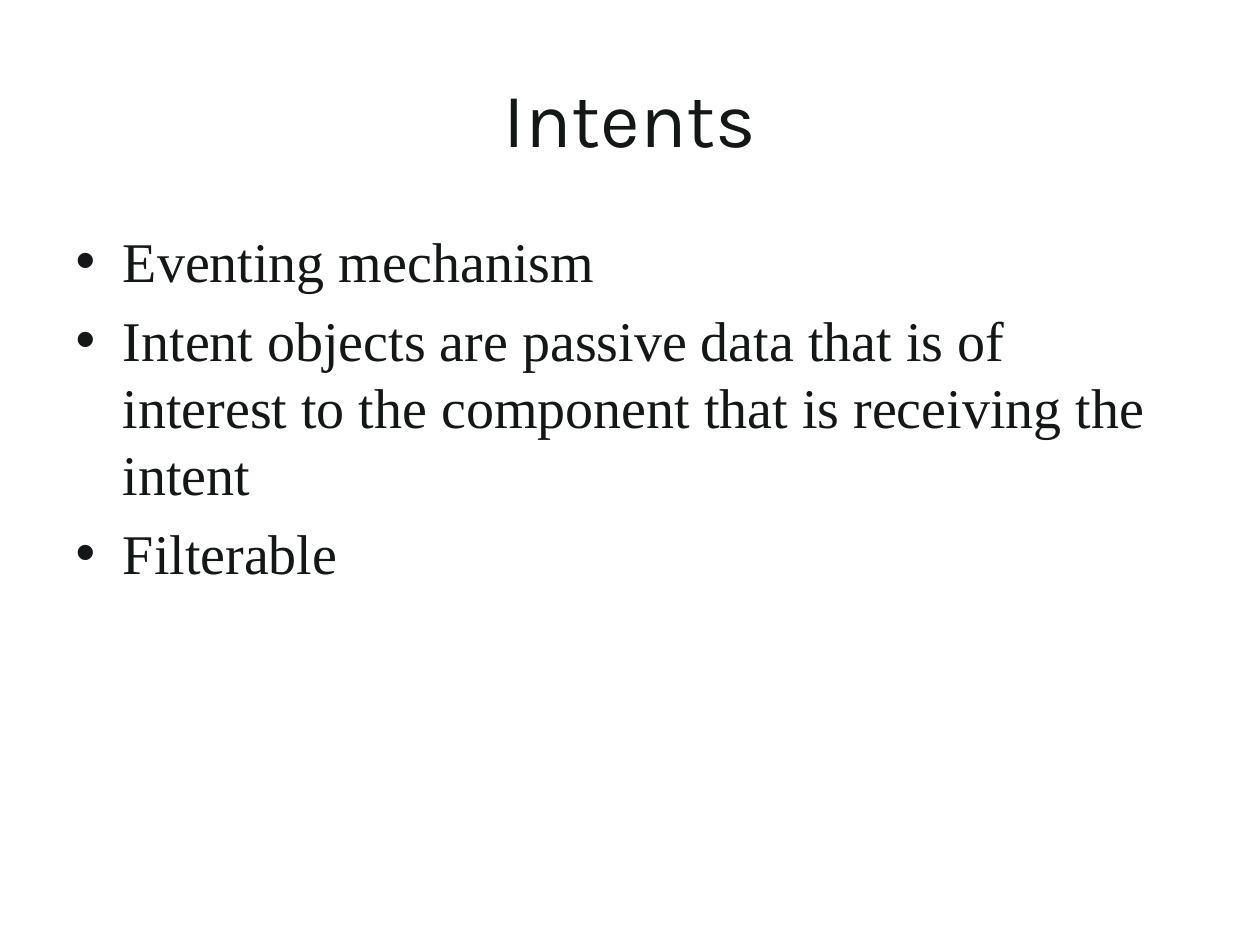
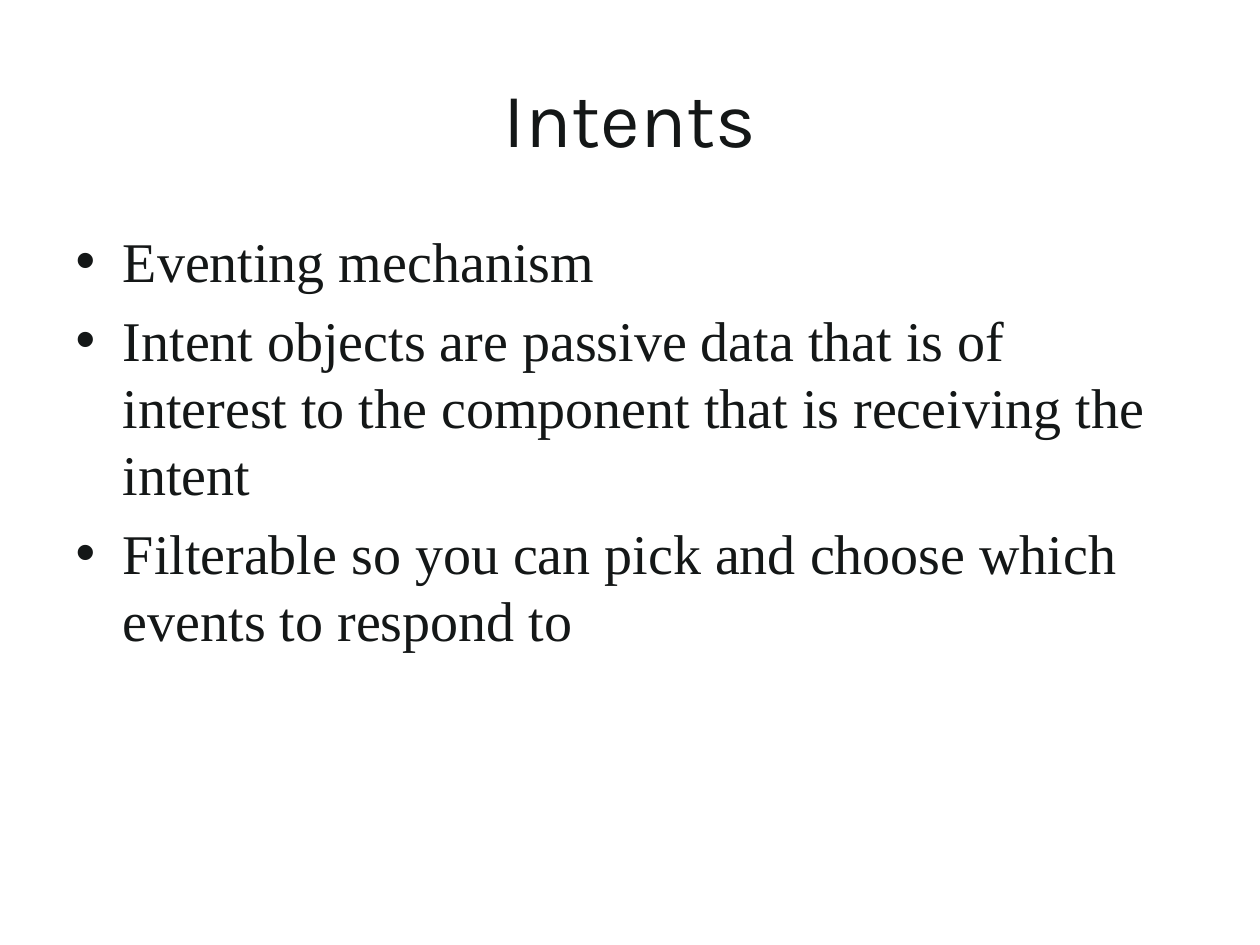
Before and after one commit to kevinmcmahon/MonoDroid101, a slide deck: slide 22 of slides/Monodroid101.pptx (slide 24 before the commit). Drawn at 1260x945 pixels with LibreOffice and Linux fonts; fonts in the diff are those of the drawing; background and template pictures are left out. Boxes give left, top, right and bottom in pixels: in the first picture for what was removed or moved away, otherwise in the second. Text is boxed around its words. In the diff, an @@ line names an element or a change of style, - is before the commit and + after.

```diff
--- a/slides/Monodroid101.pptx
+++ b/slides/Monodroid101.pptx
@@ text at (123,535,1117,651): text changed @@
-• Filterable
+• Filterable so you can pick and choose which events to respond to
```
Also in this commit, not shown: 3 other slides changed, 1 slide added, 26 other files.
